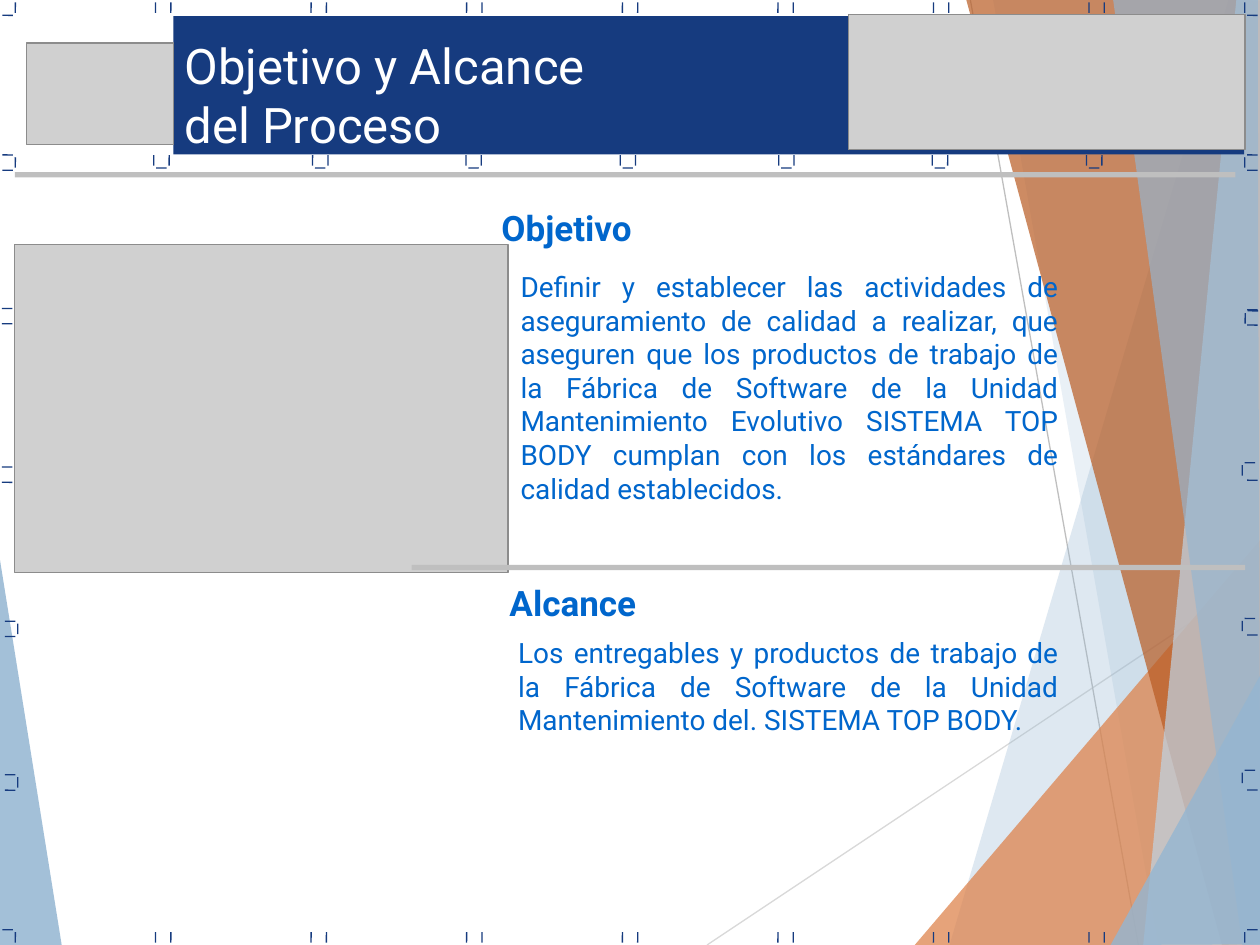
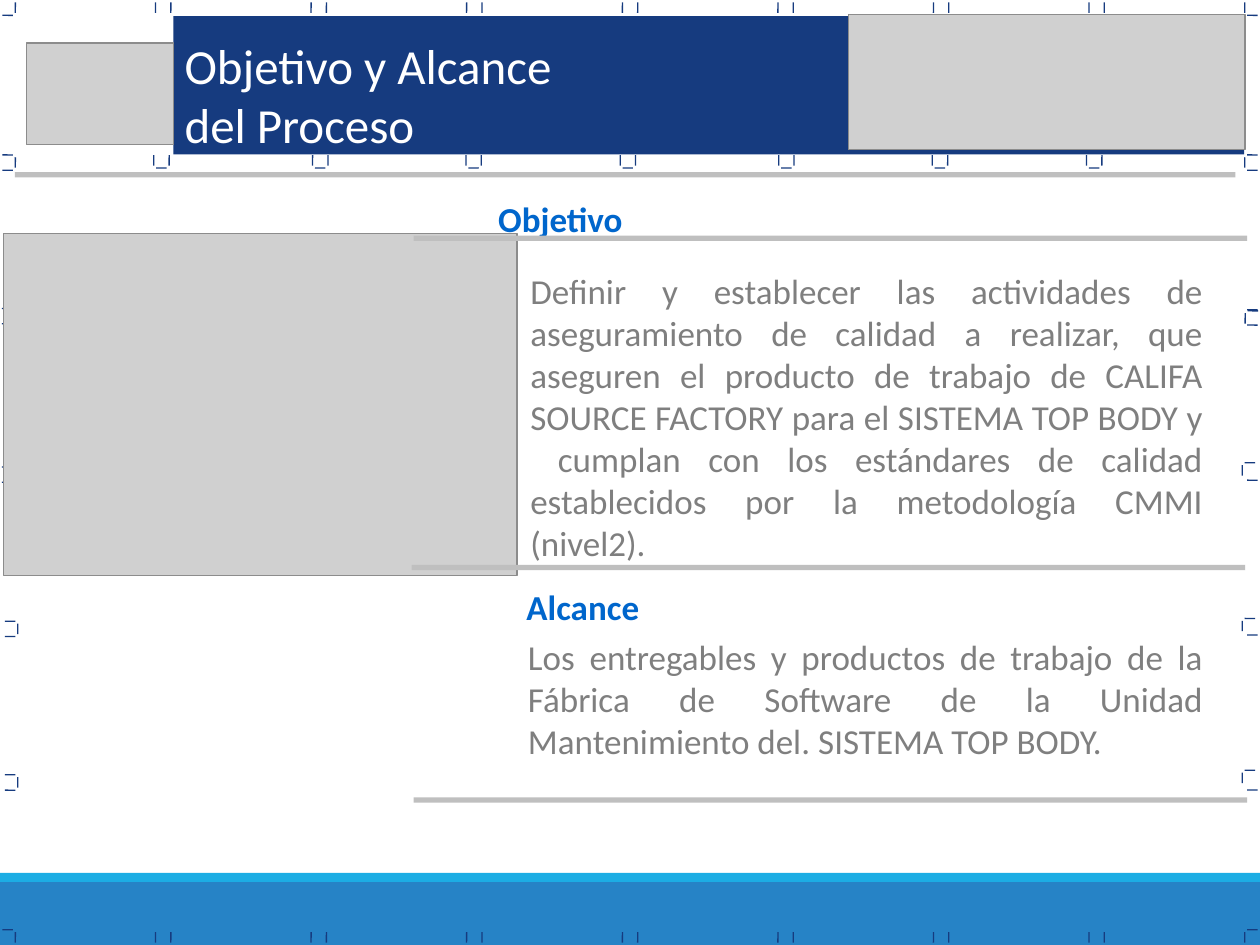
Before and after one commit to Proyecto-TopBody/TopBodySystem, a slide deck: slide 4 of Area de proceso PPQA/PAC_0.1_2015_Proceso Aseguramiento Calidad.ppt. Drawn at 1260x945 pixels with LibreOffice and Linux fonts; fonts in the diff are those of the drawing; grey boxes stand for pictures. Boxes give left, top, right and bottom in pixels: in the first picture for what was removed or moved away, otherwise in the second. Text is boxed around its words. In the diff, an @@ line names an element or a change of style, - is before the commit and + after.

Commit message:
Proyecto TopBody 20Oct15
V0.1
V0.2

```diff
--- a/Area de proceso PPQA/PAC_0.1_2015_Proceso Aseguramiento Calidad.ppt
+++ b/Area de proceso PPQA/PAC_0.1_2015_Proceso Aseguramiento Calidad.ppt
@@ text "Objetivo": place and size @@
-text "Objetivo" at bbox=[501, 214, 631, 249]
+text "Objetivo" at bbox=[498, 207, 622, 241]
@@ picture: place and size @@
-picture at bbox=[15, 244, 508, 573]
+picture at bbox=[4, 233, 518, 576]
@@ line added from (123, 239) to (1153, 239), #7F7F7F 0.51 pt @@
@@ line added from (413, 238) to (1247, 238), #BFBFBF 3 pt @@
@@ text at bbox=[530, 279, 1203, 561]: text changed; size 16 to 20 pt; font Roboto to Calibri; text colour #0066CC to #7F7F7F @@
-Definir y establecer las actividades de aseguramiento de calidad a realizar, que aseguren que los productos de trabajo de la Fábrica de Software de la Unidad Mantenimiento Evolutivo SISTEMA TOP BODY cumplan con los estándares de calidad establecidos.
+Definir y establecer las actividades de aseguramiento de calidad a realizar, que aseguren el producto de trabajo de CALIFA SOURCE FACTORY para el SISTEMA TOP BODY y cumplan con los estándares de calidad establecidos por la metodología CMMI (nivel2).
@@ line removed from (15, 321) to (15, 311) @@
@@ line removed from (15, 480) to (15, 470) @@
@@ font Roboto to Calibri in 3 elements at bbox=[185, 50, 551, 155], bbox=[498, 207, 622, 241], bbox=[526, 595, 639, 621] @@
@@ text "Alcance": place and size @@
-text "Alcance" at bbox=[509, 589, 636, 617]
+text "Alcance" at bbox=[526, 595, 639, 621]
@@ text "Los entregables y productos de ...": place and size @@
-text "Los entregables y productos de ..." at bbox=[518, 642, 1058, 738]
+text "Los entregables y productos de ..." at bbox=[528, 645, 1203, 754]
@@ text "Los entregables y productos de ..." at bbox=[528, 645, 1203, 754]: size 16 to 20 pt, font Roboto to Calibri, text colour #0066CC to #7F7F7F @@
@@ group removed at bbox=[0, 0, 1260, 945]: 8 freeform shapes, 2 lines @@
@@ line added from (413, 800) to (1247, 800), #BFBFBF 3 pt @@
@@ rectangle added at bbox=[0, 882, 1260, 945], fill #2683C6 @@
@@ rectangle added at bbox=[0, 873, 1260, 882], fill #1CADE4 @@
```
Also in this commit, not shown: 19 other slides changed, 9 slides added, 15 slides removed, 13 other files.
